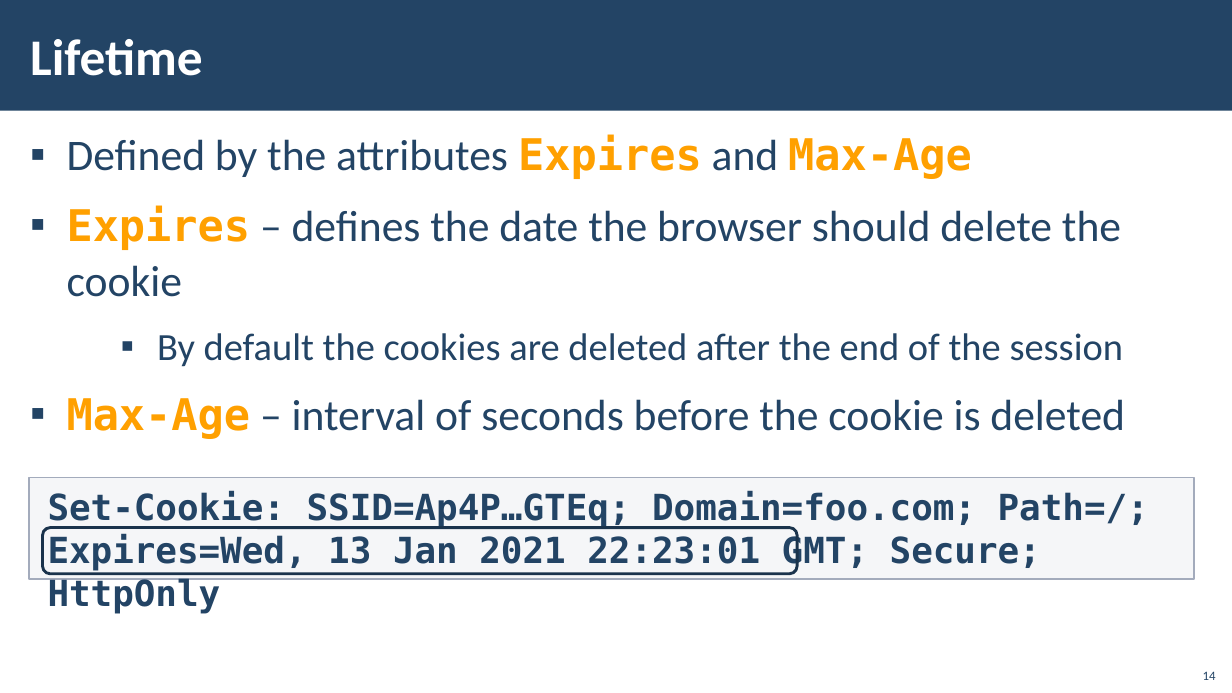
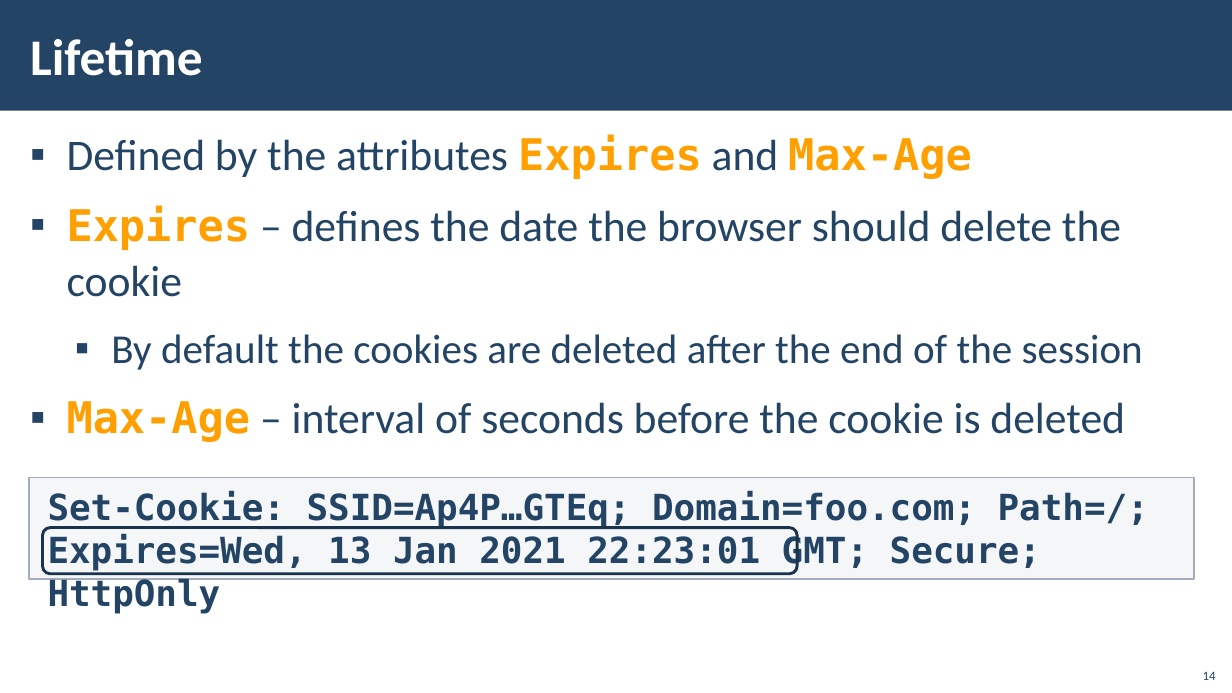
Before and after one commit to vasildimov98/softuni-tutorials, a slide deck: slide 14 of 08.C#Web/1.WebBesic/03.StateManagement/03. CSharp-Web-Basics-Web Server-State-Management.pptx. Drawn at 1232x693 pixels with LibreOffice and Linux fonts; fonts in the diff are those of the drawing; background and template pictures are left out. Boxes give left, top, right and bottom in pixels: in the first picture for what was removed or moved away, otherwise in the second. Text is boxed around its words. In the diff, an @@ line names an element or a change of style, - is before the commit and + after.

```diff
--- a/08.C#Web/1.WebBesic/03.StateManagement/03. CSharp-Web-Basics-Web Server-State-Management.pptx
+++ b/08.C#Web/1.WebBesic/03.StateManagement/03. CSharp-Web-Basics-Web Server-State-Management.pptx
@@ text at bbox=[111, 334, 1143, 370]: size 30 to 32 pt in "By default the cookies are deleted after ..."; list level 3 to 2 in "By default the cookies are ..." @@
```
Also in this commit, not shown: 6 other slides changed, 1 other file.
